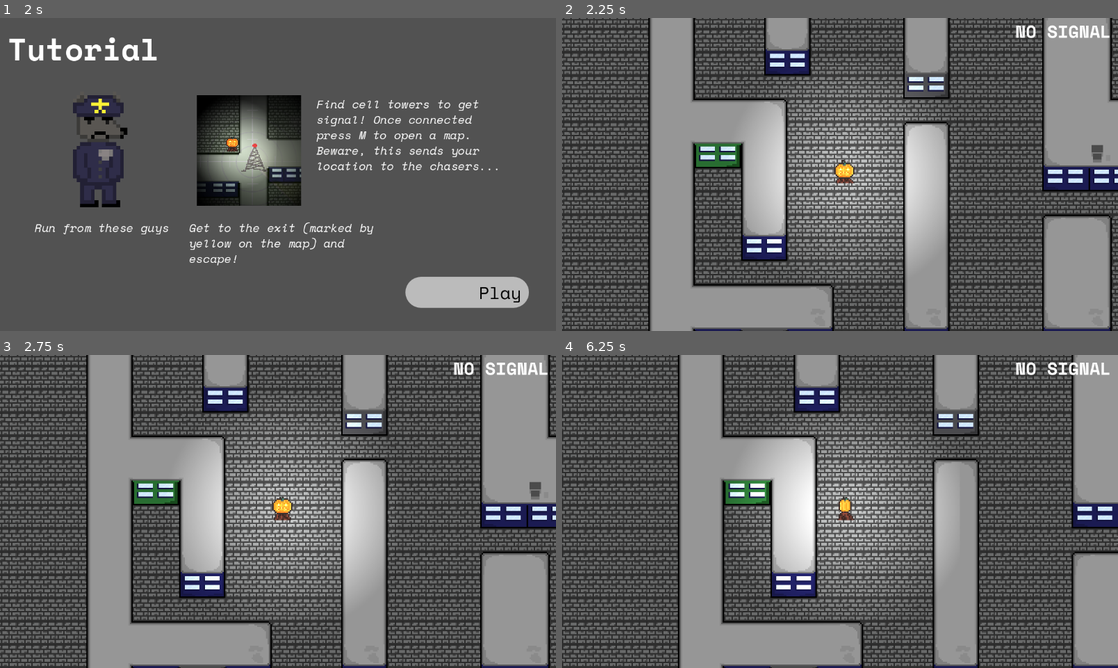
Above: before the commit, frames 1-4 (two rows, left to right).
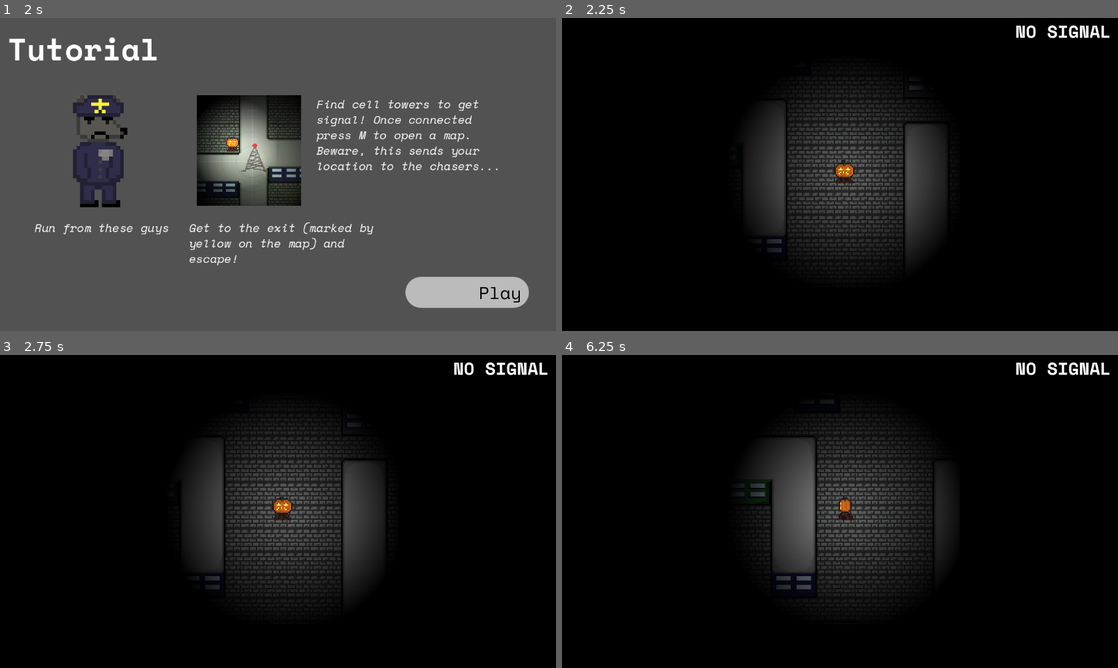
Above: after the commit, the same moments.

Repository: TurbogamesDev/godot-wild-jam-98
Game: Godot game, scene res://assets/scenes/ui/main_menu.tscn
Two runs of this game, one before a commit and one after it. Both use one fixed random seed, a clock stepped at 60 frames per second and the inputs below. The engine's default icon, where the game draws it, is replaced by a stand-in: a white triangle on a blue panel in a dark square.
Inputs (mouse positions are in pixels of both pictures, inside the frame that each line leads up to):
- Up to frame 1 (2 s): click "Start" at 0.5 s; click "Next" at 1.25 s
- Up to frame 2 (2.25 s): click "Play" at 2 s
- Up to frame 3 (2.75 s): no input
- Up to frame 4 (6.25 s): tap Enter at 2.75 s; move the mouse to (962, 495) at 2.77 s; hold D (right) 2.78-3.53 s; click (962, 495) at 2.92 s; move the mouse to (728, 527) at 3.52 s; hold S (down) 3.53-4.28 s; move the mouse to (895, 442) at 4.27 s; hold D (right) 4.28-5.03 s; move the mouse to (812, 574) at 5.02 s; hold W (up) 5.03-5.78 s; click (812, 574) at 5.17 s; move the mouse to (1006, 558) at 5.77 s; hold A (left) from 5.78 s (still down)

Frame 1 is identical in both runs. In frame 2, 98% of the frame differs, in the area x 0-100%, y 0-100%; in frame 3, 98%; in frame 4, 98%.

Commit message:
Update enemy script to the face the direction it's looking at

Diff:
--- a/assets/scenes/levels/test_level2.tscn
+++ b/assets/scenes/levels/test_level2.tscn
@@ -697,11 +697,9 @@
 texture = ExtResource("6_y7eue")
 
 [node name="CanvasModulate" type="CanvasModulate" parent="." unique_id=1213525282]
-visible = false
 color = Color(0, 0, 0, 1)
 
 [node name="Fog of war" type="Sprite2D" parent="." unique_id=1268816554]
-visible = false
 light_mask = 2
 z_index = 10
 material = SubResource("ShaderMaterial_n0d4k")
--- a/assets/scripts/gameplay/enemy.gd
+++ b/assets/scripts/gameplay/enemy.gd
@@ -8,6 +8,7 @@
 @export var lose_sight_time := 1.5
 @export var hear_range := 480.0
 
+@onready var sprite: Sprite2D = $Sprite2D
 @onready var nav: NavigationAgent2D = $NavigationAgent2D
 @onready var sight: Area2D = $SightArea
 @onready var catch: Area2D = $CatchArea
@@ -82,7 +83,9 @@
 		speed = chase_speed
 	var next_pos := nav.get_next_path_position()
 	velocity = global_position.direction_to(next_pos) * speed
+	var direction := velocity
 	move_and_slide()
+	update_animation(direction)
 
 func _on_arrived() -> void: # When it finishes INVESTIGATE
 	if state != State.CHASE:
@@ -95,5 +98,8 @@
 	var point := start_point + Vector2.from_angle(randf() * TAU) * randf_range(0.0, 64.0)
 	# Checks the closest valid position it can wander to near that point
 	var closest_point: Vector2 = NavigationServer2D.map_get_closest_point(nav.get_navigation_map(), point)
-	print("wandering to %s" % point)
 	nav.target_position = closest_point
+
+func update_animation(direction: Vector2) -> void:
+	if direction:
+		sprite.flip_h = direction.x < 0
